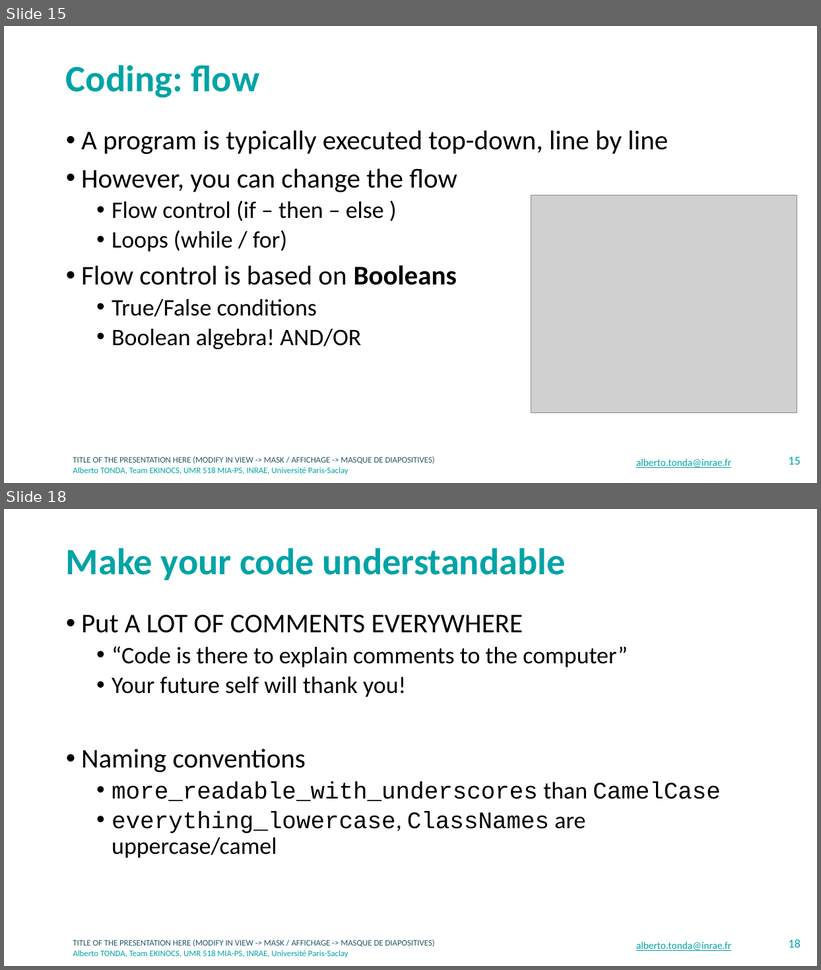
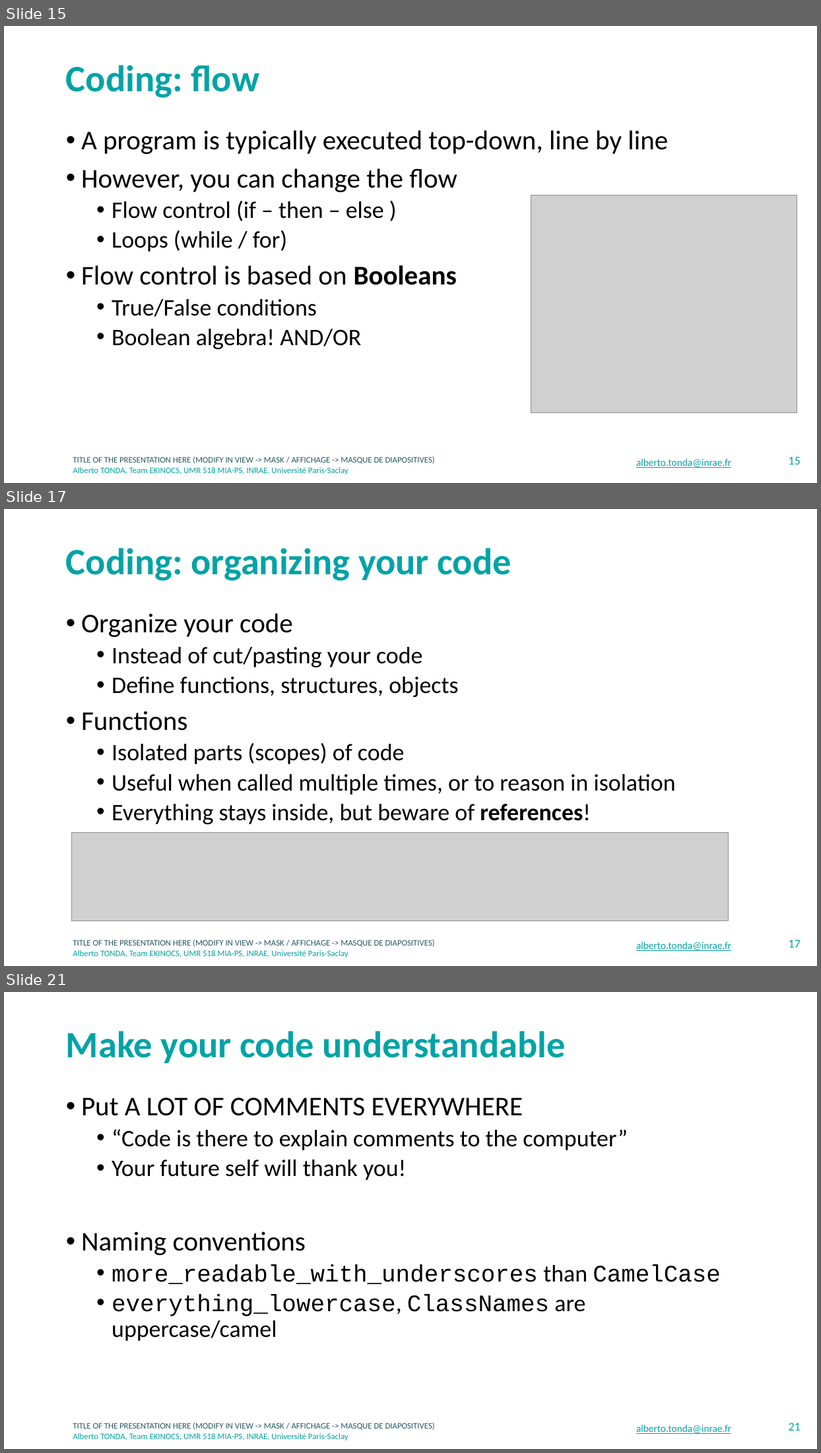
Before and after one commit to albertotonda/teaching, a slide deck: crash-course-on-data-science/coding.pptx. Shown one above the other, each under a label of ours: slides 15 and 18 before the commit, slides 15, 17 and 21 after it; the slides between them are not shown. The pictures are 821x970 and 821x1453 pixels, drawn with LibreOffice and Linux fonts; fonts in the diff are those of the drawing; grey boxes stand for pictures; background and template pictures are left out. Boxes give left, top, right and bottom in pixels: in the first picture for what was removed or moved away, otherwise in the second. Text is boxed around its words. In the diff, an @@ line names an element or a change of style, - is before the commit and + after.

```diff
--- a/crash-course-on-data-science/coding.pptx
+++ b/crash-course-on-data-science/coding.pptx
@@ slide 17 added at bbox=[4, 509, 817, 966], background #FFFFFF; not listed: 2 template elements that a slide beside it also shows @@
@@ title added at bbox=[66, 548, 512, 581], 44 pt, text #00A3A6, bold @@
+Coding: organizing your code
@@ text added at bbox=[81, 613, 676, 824], 28 pt, text #000000 @@
+• Organize your code
+  • Instead of cut/pasting your code
+  • Define functions, structures, objects
+• Functions
+  • Isolated parts (scopes) of code
+  • Useful when called multiple times, or to reason in isolation
+  • Everything stays inside, but beware of references!
@@ picture added at bbox=[72, 832, 728, 921] @@
@@ text added at bbox=[636, 942, 731, 951], 12 pt, text #00A3A6, underline @@
+alberto.tonda@inrae.fr
@@ page number added at bbox=[789, 940, 801, 948], 14 pt, text #00A3A6 @@
+17
@@ what was slide 18 is now slide 21 @@
@@ page number at bbox=[789, 1423, 801, 1431]: text changed @@
-18
+21
```
Also in this commit, not shown: 3 slides changed, 2 other slides added, 2 other files.
